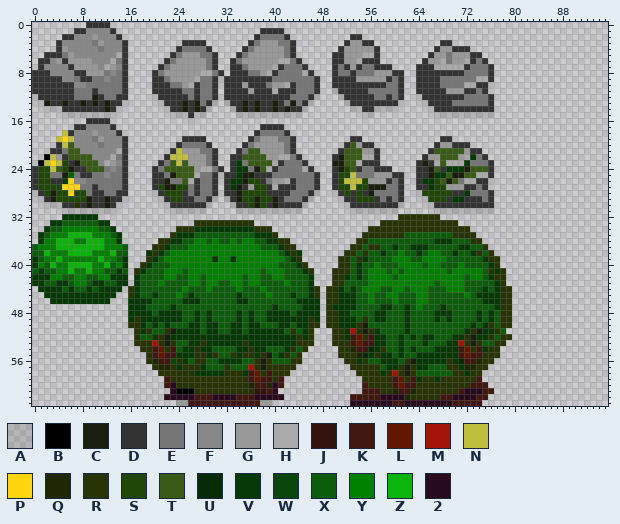
Pixel-art file -- img/terrain2.ase. Above, as it was before the edit.
96x64 pixels, 1 frame.
Palette (. is transparent): A #0000001e  B #000000  C #191e0f  D #333333  E #777777  F #888888  G #999999  H #aaaaaa  J #31130d  K #401811  L #621800  M #a5140a  N #bfbf3f  P #ffd510  Q #1f2804  R #283405  S #204608  T #3a5a18  U #062b06  V #073907  W #0a460a  X #0c5c0c  Y #007f00  Z #0ab40a  2 #280a1e
Pixels before (only the part around the change), first column x 10:
25 EEFEED....DDECTTTHEEDADDVCCDDDEEEEEEED..DSSNEEEGGGDD..DDCVVTCCTTHHD.......
26 EEEEED....DDCEETHDEED.DVVCSSDEGGHDEEED..DSNNNSGGGDED..DVVSTCTEHHDDA.......
27 DEEEED....DSCCSSEDEED.DVCDGSSDHDDDEEED..DSSNSSCCCEED..DDVSSGGGDDED........
28 DDEEDD....ADSSSDEDEED.DDCSSSSDDDDEEEDA..ADSDSDCEEEED..ASSSSSDDVEEED.......
29 DDCDDA.....ADSSDDEEDA.ADCSSCSSCDEEEDA....ADDSSSDEDED...ASSSDVVDDDED.......
30 DDCDA.......ADDDDDDA...ADDSCSDCDDDDA......ADDDDDDDDA....ADDDDDDDDDD.......
31 AAAA.........AAAAAA.....AAAAAAAAAAA........AAAAAAAA......AAAAAAAAAA.......
32 V..................................................RRRRRRR................
33 XVV..............RRRRRRRRRR.....................RRRRRRRRRRRRR.............
34 YXXV..........RRRVVVVVVVVVVRRR................RRRRRRRRRRRRRRRRR...........
35 YYYXV........RVVVXXXXXXXXXXVVVR..............RRRRRRRXXXXXXXXRRRR..........
36 ZZYYV......RRVVXXYYXYXXYXYYXXVVRR...........RRXXXXXXXXXXXVVVXXXRR.........
37 ZZYYYX....RRVXXXYYYYYYYYYYYYXXXVRR.........RRXRRXXVXXVVVXXXXXVVXXR........
38 YYYZXX...VRVXYYYYYYYYYYYYYYYYYYXVRV.......RRXRXXVXXYXXVXYYXXVXXVRXR.......
39 YZYYXV...RVXYYYYYYYYVYYVYYYYYYYYXVR......RRXRVXXXXYYYXXYYYYXXXXXXVRR......
40 YYZXYV..RVXXXYYYYYYYYYYYYYYYYYYXXXVR.....RRXVXXYXXXYYYYXYYXXXYXXXXVR......
41 YYXXVX.RVXXXYYYXYYYYYYYYYYYYXYYYXXXVR...RRRXVXYYYXYXYYYYYYYXYYYYYXRVR.....
42 XYYVVV.VXXXXYYXXYYXYYYYYYXYYXXYYXXXXV...RRVXVXYYYYXYYYYYYYYYYYXYYXVRR.....
43 VVXXVV.VXXXYXXXXYYXYYXXYYXYYXXXXYXXXV...RRXXXXYYYYYYYYYYYXYYYYXXXXXVR.....
44 XVVVV.RVXXXXXXXYXXXYXXXXYXXXYXXXXXXXVR.RRVXVXYYYXXYYXYYYXXXYYYXXXVXVRR....
45 VVVV..RVXXVXXXYXVXXXXXXXVXXXXYXXXVXXVR.RRVVVXXYXXYYXXXYYXXXXXXYXVVVVRR....
46 VVV...VVVVXXXXXVVVXXXXXXVVXXXXXXXXVVVV.RRVVVXXYXXXYXXXYYXXXXXXXXXVVVRR....
47 ......VVVXXXXVXXXXXXXXXXXXXXXXVXXXXVVV.RVVVVXXXXVVXXVXYXXXVXXXXXXXXVRR....
48 ......VVVVXVVVVXXVXVXXXXVXVXXVVVVXVVVV.RRVVXXXXVVXXXVXXXXVVVXXXXVXVXRR....
49 ......VRVVVVVVVXXVXVXXXXVXVXXVVVVVVVRV.RRVVVXRXVVXXXVXXXXVXVXXXXVXVXRR....
50 ......RRVXVXVXXXVVXVVXXVVXVVXXXVVXVVRR.RRVVVRCXXXXXXVXXXXXXXXXXVXVRXRR....
51 .......RVRXXRCVVVVXVVXXVVXVVVVVVXRXVR...RRVMRCRVXXXXVXXXXXXXXXVRCVVRX.....
52 .......RXXVRCVVVVVVVVVVVVVVVVVVVVVRVR...RRVKLRKVVXXVXVXVVXXXVVRCVVRXRR....
53 .......RRRMRCRXXVVRVVVVVVRVVVVVVVVRRR...RRRKLKKVVXXVXXXVXXXVVMRCRXXRR.....
54 ........RRKLRKXVVRVVXXXXVVRVVXXXVRXR.....RRQKKUVRXXVXVXXXVVVVKLRKVRR......
55 .........RKLKKVVVRRVRXXRVRRVRCXVRXR......RRRQUVRVVXVXXVVVVVVVKLKKRRR......
56 .........RQKKWRVXRRXXVVVVXXRCRXXXRR.......RRVRXXVVVXRCVVVVVRVUKKQRR.......
57 ..........RQQRVRRRVXXXRXXXMRCRRRRR.........RRRRRXVVRCRVVXXXRRVQQRR........
58 ...........RRRRRRVVVVVRRRVKLRKRRR...........RRRRVRMRCRXXXXXXRRVRR.........
59 ............KRRRRRRRRRRRRRKLKKRK.............RRRRRKLRKVRRVRRRRRRK.........
60 ............K2RRRRRRRRRRRRQKKQ2K.............KRRRRKLKKRRRRRRRRRKKK........
61 .............2BBBRRRRRRRRRRJJK2..............KKKRRQKKQRRRRRRRK222KK.......
62 ............22222KKK2222KKK22222...........KKKKK2222QRRRRRKK2222KK........
63 ..............GGKKKKKKKKKKKKGG.............2222222KK22222222KKKKK.........
And afterwards:
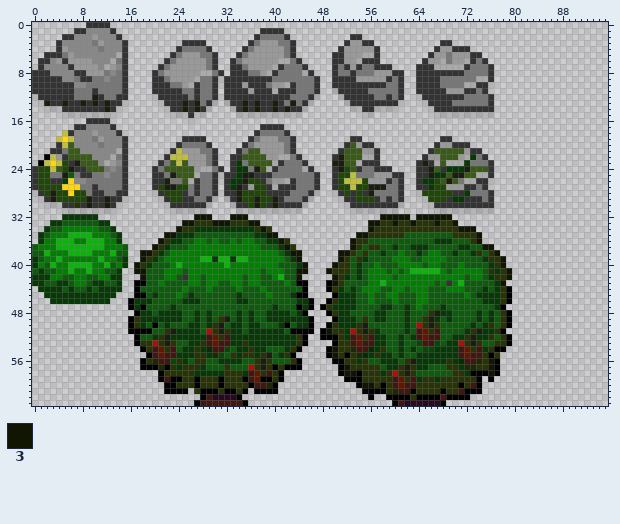
Colours new in this view: 3 #111603
The author wrote: Updated Shrubs. Let me know how this one looks. Added an outline.
Diff:
Layer "Layer Copy":
y 32: x 27..29 ... -> 333; x 33..35 ... -> 333; x 58..69 ...RRRRRRR.. -> 33333.333333
y 33: x 25..26 .. -> 33; x 30..32 RRR -> 333; x 36..37 R. -> 33; x 56..57 .. -> 33; x 60 R -> 3; x 63 R -> 3; x 67 R -> 3; x 70 R -> 3
y 34: x 24 R -> 3; x 38 R -> 3; x 56 R -> 3; x 71..73 RR. -> 333
y 35: x 22..23 .R -> 33; x 39..40 VR -> 33; x 54..55 .R -> 33; x 74 . -> 3
y 36: x 21 R -> 3; x 41 R -> 3; x 53 . -> 3; x 74 R -> 3
y 37: x 20 R -> 3; x 42 R -> 3; x 53 R -> 3; x 75..76 R. -> 33
y 38: x 18..19 .V -> 33; x 43..44 RV -> 33; x 51..52 .R -> 33; x 77 . -> 3
y 39: x 18 . -> 3; x 28..29 YY -> ZZ; x 31..32 YY -> ZZ; x 34..35 YY -> ZZ; x 44 R -> 3; x 51 R -> 3; x 78 . -> 3
y 40: x 17 . -> 3; x 24 Y -> Z; x 32 Y -> Z; x 45 R -> 3; x 50 . -> 3; x 78 . -> 3
y 41: x 15 X -> .; x 17..18 RV -> 33; x 44..46 XVR -> 33.; x 49 . -> 3; x 63..67 YYYYY -> ZZZZZ; x 79 . -> 3
y 42: x 15 V -> .; x 17..18 VX -> .3; x 25 X -> D; x 41 Y -> Z; x 44..46 XXV -> 3..; x 50 R -> 3; x 79 . -> 3
y 43: x 15 V -> .; x 17..18 VX -> BB; x 44..46 XXV -> BB.; x 49..50 .R -> B3; x 58 Y -> Z; x 69 Y -> D; x 71 Y -> Z; x 78 R -> 3
y 44: x 16..17 RV -> .B; x 45..47 XVR -> B..; x 49 R -> B; x 79 R -> B
y 45: x 16..18 RVX -> .BB; x 44..47 XXVR -> BB..; x 49..50 RR -> .B; x 79 R -> B
y 46: x 16 V -> B; x 46..47 VV -> B.; x 49 R -> B; x 79 R -> B
y 47: x 16 V -> B; x 18 V -> B; x 44 X -> B; x 46..48 VV. -> B.B; x 78..79 RR -> B.
y 48: x 16..17 VV -> .B; x 45..47 VVV -> B..; x 49 R -> B; x 66..67 XV -> RC; x 79 R -> B
y 49: x 16 V -> B; x 31..32 XX -> RC; x 46..47 RV -> B.; x 49..50 RR -> .B; x 65..66 XX -> RC; x 79 R -> B
y 50: x 16 R -> B; x 20 V -> B; x 30..31 VX -> RC; x 42 V -> B; x 46..47 RR -> B.; x 49 R -> B; x 64..67 XXXX -> MRCR; x 79 R -> B
y 51: x 16..19 .RVR -> BBBB; x 29..32 VVXX -> MRCR; x 43..46 RXVR -> BBBB; x 48..49 .. -> B3; x 64..67 XXXX -> KLRK; x 78 X -> B
y 52: x 17 R -> B; x 29..32 VVVV -> KLRK; x 45..46 VR -> B.; x 48..50 ..R -> BBB; x 64..67 XVVX -> KLKK; x 79 R -> B
y 53: x 17 R -> B; x 29..32 VVVV -> KLKK; x 45..46 RR -> B.; x 50 R -> B; x 64..67 XVXX -> WKKW; x 79 . -> B
y 54: x 18 R -> B; x 29..32 VXXX -> UKKW; x 44..45 XR -> B.; x 49..50 .. -> B3; x 65..66 XX -> WW; x 77..78 R. -> BB
y 55: x 19 R -> B; x 30..31 RX -> QW; x 43..44 XR -> B.; x 49..50 .. -> B3; x 52 R -> B; x 76 R -> B
y 56: x 18 . -> B; x 44 R -> B; x 50..51 .. -> BB; x 76..77 R. -> 3B
y 57: x 18..20 ..R -> BBB; x 22 Q -> B; x 40 R -> B; x 42..44 RR. -> BBB; x 51..52 .. -> B3; x 76..77 .. -> 3B
y 58: x 21 R -> B; x 41..42 RR -> B.; x 51..54 ...R -> B33B; x 73..77 RR... -> BBB3B
y 59: x 21 . -> B; x 23..24 RR -> BB; x 27 R -> B; x 31 R -> B; x 35 R -> B; x 38..39 KK -> BB; x 41 K -> B; x 52..54 ... -> BBB; x 74 K -> B; x 76 . -> B
y 60: x 22..23 K2 -> BB; x 27 R -> B; x 31 R -> B; x 36 Q -> B; x 40..41 2K -> B.; x 54..56 .KR -> B33; x 58 R -> B; x 71 R -> B; x 74..75 KK -> B.
y 61: x 22..23 .2 -> BB; x 26 B -> .; x 28..30 RRR -> BBB; x 32..33 RR -> BB; x 35..40 RRJJK2 -> B.BBBB; x 55..58 KKKR -> BBBB; x 63 Q -> B; x 68 R -> B; x 72..76 222KK -> BBB..
y 62: x 22..28 22222KK -> ......B; x 34..41 KKK22222 -> B.......; x 53..62 KKKKK2222Q -> ...B..BBBB; x 64..67 RRRR -> BBBB; x 69..75 K2222KK -> BBBB...
y 63: x 24..27 GGKK -> ...B; x 35..39 KKKGG -> B....; x 53..60 2222222K -> .......B; x 68..74 22KKKKK -> B......
Boxes around the changes in both pictures, in picture pixels (x1, y1, x2, y2):
changed: (122, 214, 512, 406)
